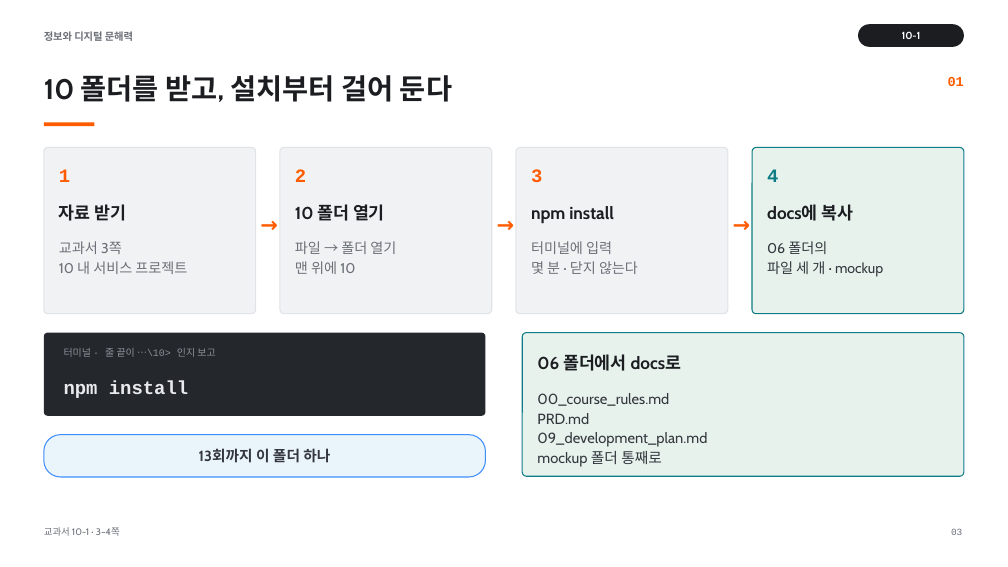
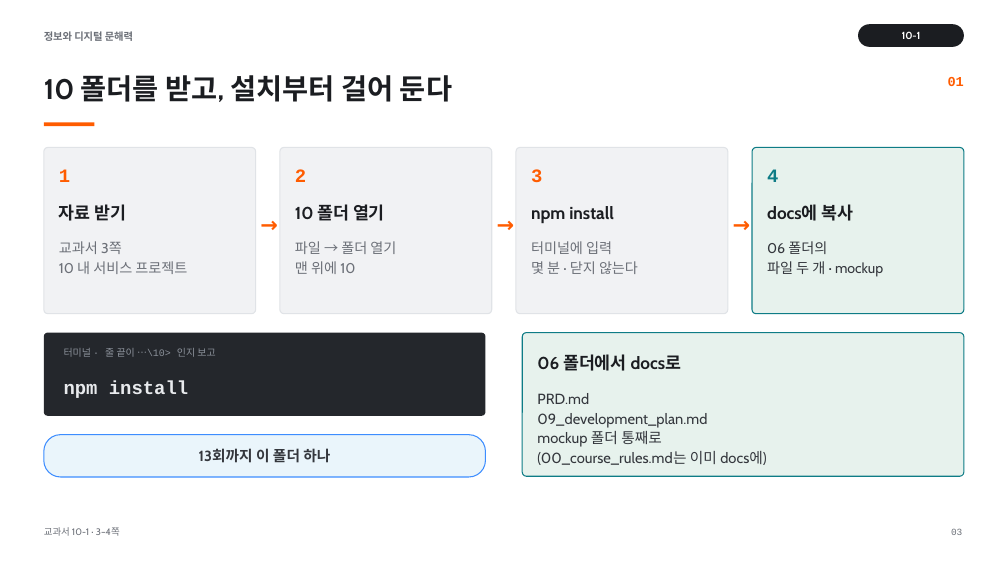
Before and after one commit to vcl-korea/2026-2nd-semester__jdh, a slide deck: slide 3 of 10/ppt/10-1_API와_요청·응답_그리고_저장.pptx. Drawn at 1008x567 pixels with LibreOffice and Linux fonts; fonts in the diff are those of the drawing. Boxes give left, top, right and bottom in pixels: in the first picture for what was removed or moved away, otherwise in the second. Text is boxed around its words. In the diff, an @@ line names an element or a change of style, - is before the commit and + after.

```diff
--- a/10/ppt/10-1_API와_요청·응답_그리고_저장.pptx
+++ b/10/ppt/10-1_API와_요청·응답_그리고_저장.pptx
@@ text at box(767, 261, 883, 277): text changed @@
-파일 세 개 · mockup
+파일 두 개 · mockup
@@ text at box(537, 393, 669, 406): paragraph removed @@
-00_course_rules.md
@@ text at box(537, 451, 766, 465): paragraph added @@
+(00_course_rules.md는 이미 docs에)
```
Also in this commit, not shown: 11 other slides changed, 3 slides added, 49 other files.
